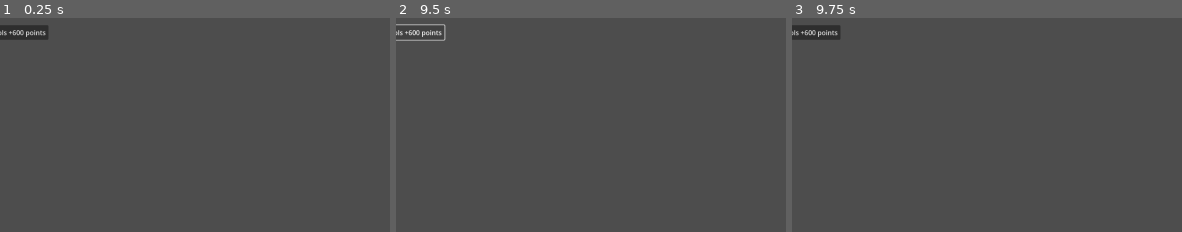
Above: before the commit, frames 1-3 (left to right).
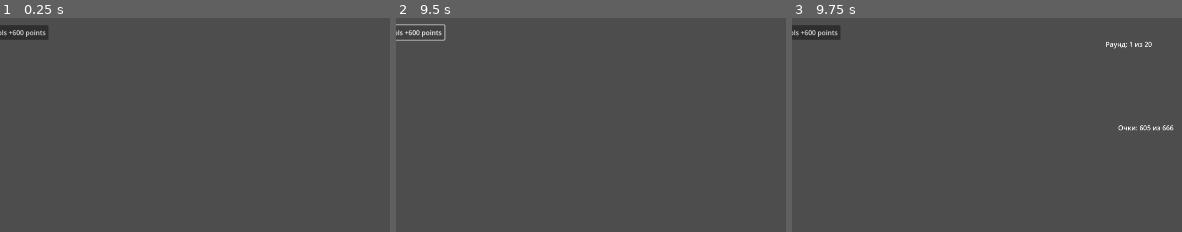
Above: after the commit, the same moments.

Repository: 1WarmKey/EvilDices
Game: Godot game, scene res://game.tscn
Two runs of this game, one before a commit and one after it. Both use one fixed random seed, a clock stepped at 60 frames per second and the inputs below.
Inputs:
- Up to frame 1 (0.25 s): no input
- Up to frame 2 (9.5 s): click "Play" at 0.5 s; click "Play" at 1.25 s; click "Drop" at 2 s; click "d6" at 2.75 s; click "d6" at 3.5 s; click "d6" at 4.25 s; click "Devoloper tools +600 points" at 5 s; click "Drop" at 5.75 s; click "d6" at 6.5 s; click "d6" at 7.25 s; click "d6" at 8 s; click "Devoloper tools +600 points" at 8.75 s
- Up to frame 3 (9.75 s): click "Play" at 9.5 s
The pictures show only the part of the screen within x 7-57%, y 0-50%; the shares and areas given below are measured in that part.

Frames 1-2 are identical in both runs. In frame 3, 0.4% of the frame differs, in the area x 80-98%, y 11-53%.
Error before the commit: Parse Error: Unexpected "VCS conflict marker" in class body. (res://game.gd:36)

Commit message:
delete 35 stroka

Diff:
--- a/game.gd
+++ b/game.gd
@@ -33,7 +33,6 @@
 	if raund >= 20 and points <= 666:
 		print("Ты проиграл свою душу")
 
->>>>>>> f52a1a1 (Add raund and slots.)
 
 #Бросок любого кубика
 func dices(d: int):
